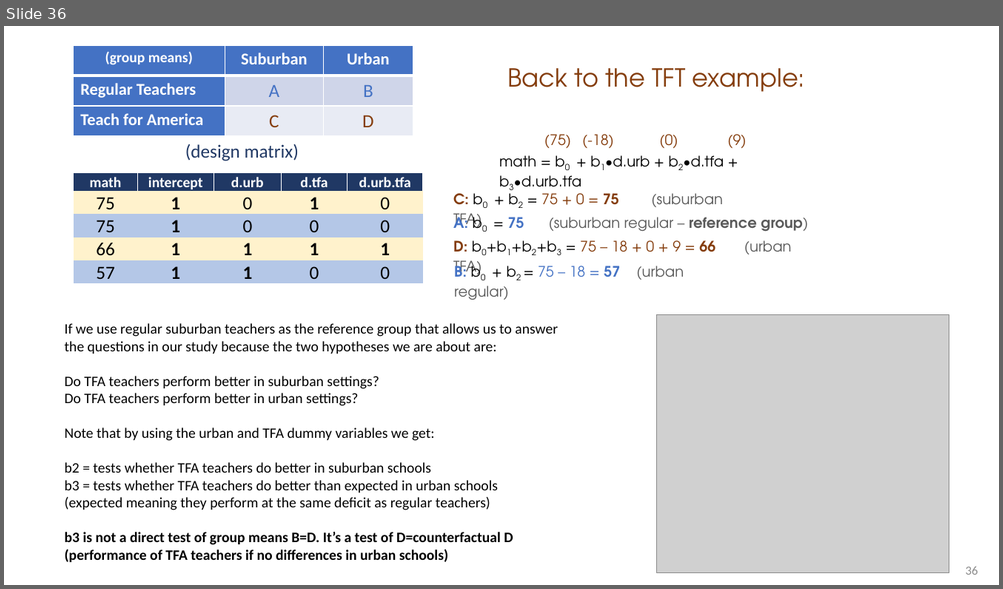
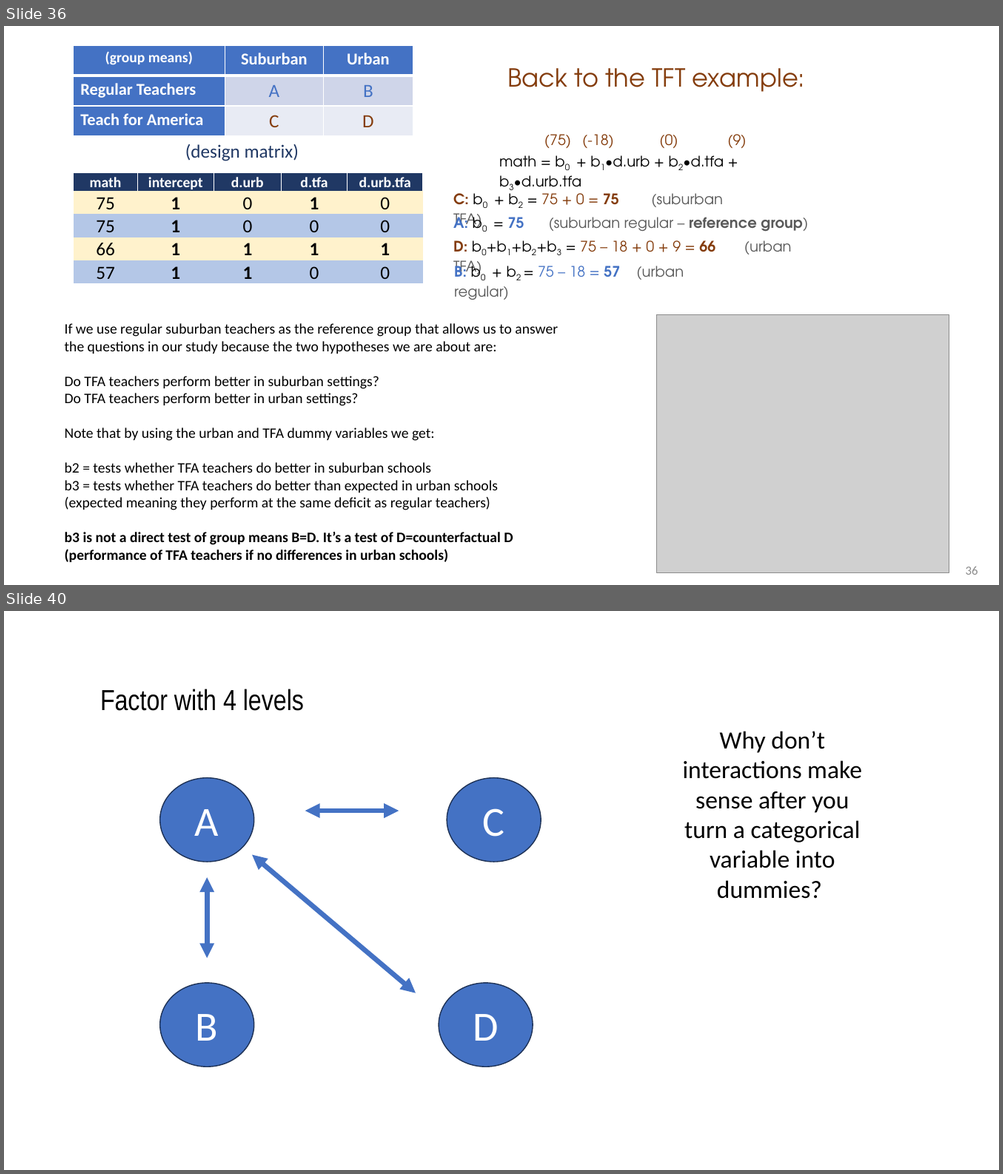
Before and after one commit to Watts-College/paf-510-template, a slide deck: lectures/hypotheses-tests-with-dummy-variables.pptx. Shown one above the other, each under a label of ours: slide 36 before the commit, slides 36 and 40 after it; the slides between them are not shown. The pictures are 1003x589 and 1003x1174 pixels, drawn with LibreOffice and Linux fonts; fonts in the diff are those of the drawing; grey boxes stand for pictures. Boxes give left, top, right and bottom in pixels: in the first picture for what was removed or moved away, otherwise in the second. Text is boxed around its words. In the diff, an @@ line names an element or a change of style, - is before the commit and + after.

```diff
--- a/lectures/hypotheses-tests-with-dummy-variables.pptx
+++ b/lectures/hypotheses-tests-with-dummy-variables.pptx
@@ slide 40 added at (x1=4, y1=611, x2=999, y2=1170), background #FFFFFF @@
@@ text added at (x1=100, y1=689, x2=304, y2=711), 28 pt, text #000000 @@
+Factor with 4 levels
@@ text added at (x1=683, y1=731, x2=862, y2=899), 24 pt, text #000000 @@
+Why don’t interactions make sense after you turn a categorical variable into dummies?
@@ ellipse added at (x1=160, y1=778, x2=254, y2=862), fill #4472C4, outline #1E3256 1 pt, 40 pt, text #FFFFFF @@
+A
@@ ellipse added at (x1=447, y1=778, x2=540, y2=862), fill #4472C4, outline #1E3256 1 pt, 40 pt, text #FFFFFF @@
+C
@@ double arrow added from (305, 811) to (398, 811), #4472C4 4.75 pt @@
@@ double arrow added from (416, 994) to (252, 855), #4472C4 4.75 pt @@
@@ double arrow added from (207, 959) to (207, 877), #4472C4 4.75 pt @@
@@ ellipse added at (x1=160, y1=983, x2=254, y2=1067), fill #4472C4, outline #1E3256 1 pt, 40 pt, text #FFFFFF @@
+B
@@ ellipse added at (x1=438, y1=983, x2=532, y2=1067), fill #4472C4, outline #1E3256 1 pt, 40 pt, text #FFFFFF @@
+D
```
Also in this commit, not shown: 9 other slides added, 1 other file.
